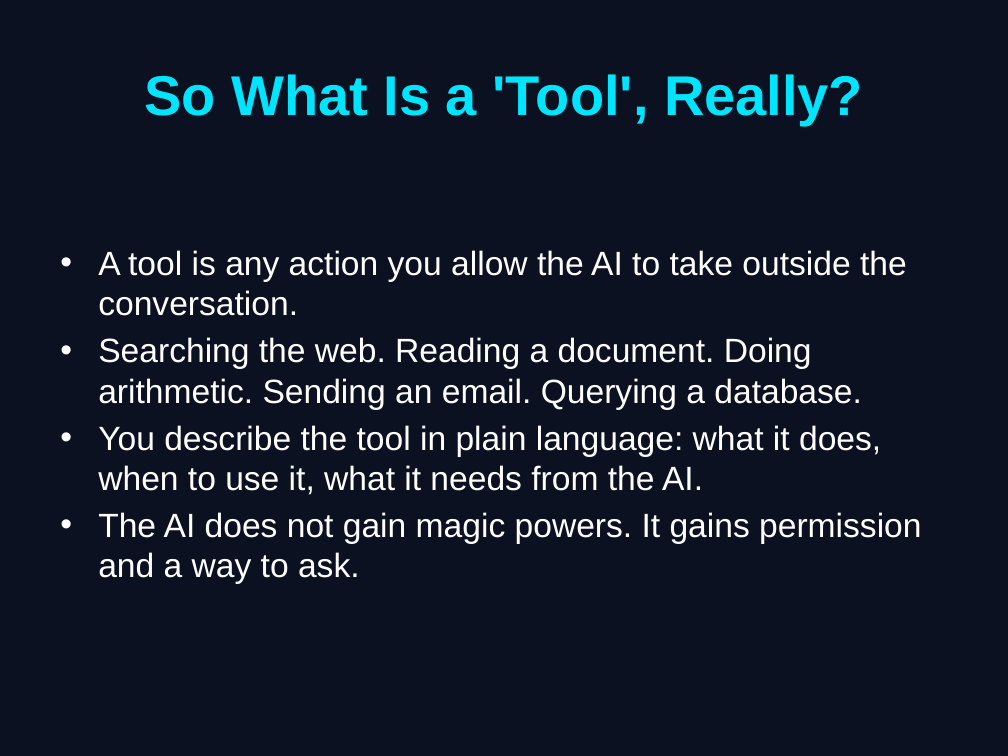
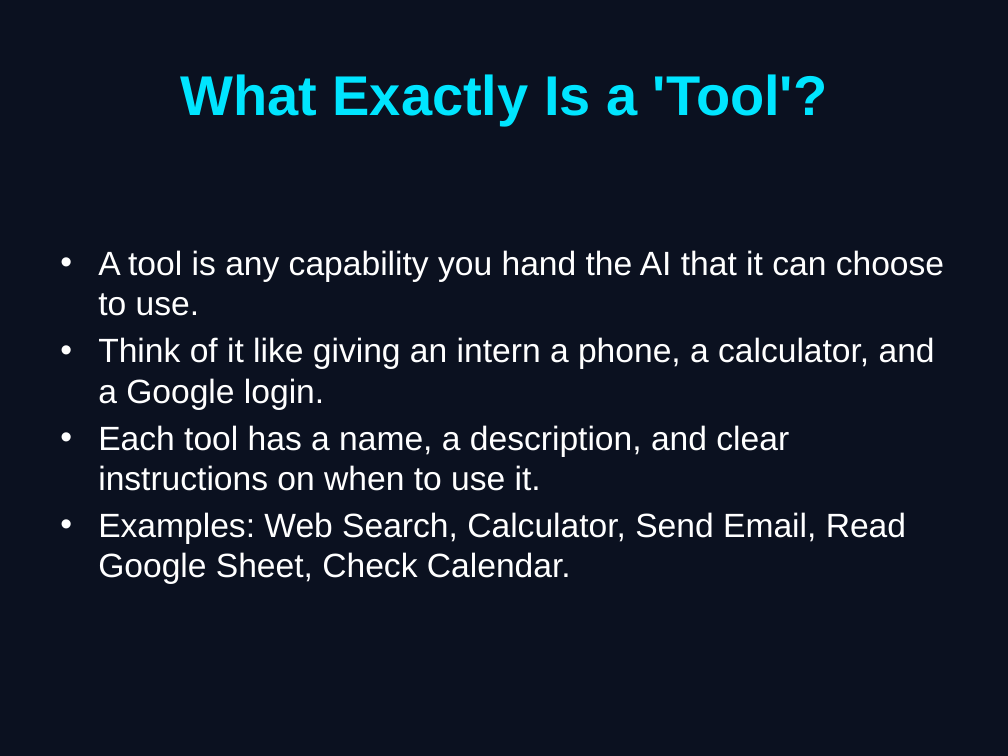
Before and after one commit to INTeniola/agentic-courses, a slide deck: slide 4 of ai-beginner-bootcamp-outline/day_2/Day_2_Slides.pptx. Drawn at 1008x756 pixels with LibreOffice and Linux fonts; fonts in the diff are those of the drawing. Boxes give left, top, right and bottom in pixels: in the first picture for what was removed or moved away, otherwise in the second. Text is boxed around its words. In the diff, an @@ line names an element or a change of style, - is before the commit and + after.

```diff
--- a/ai-beginner-bootcamp-outline/day_2/Day_2_Slides.pptx
+++ b/ai-beginner-bootcamp-outline/day_2/Day_2_Slides.pptx
@@ title at [180, 74, 828, 125]: text changed @@
-So What Is a 'Tool', Really?
+What Exactly Is a 'Tool'?
@@ text at [98, 250, 944, 584]: text changed @@
-• A tool is any action you allow the AI to take outside the conversation.
-• Searching the web. Reading a document. Doing arithmetic. Sending an email. Querying a database.
-• You describe the tool in plain language: what it does, when to use it, what it needs from the AI.
-• The AI does not gain magic powers. It gains permission and a way to ask.
+• A tool is any capability you hand the AI that it can choose to use.
+• Think of it like giving an intern a phone, a calculator, and a Google login.
+• Each tool has a name, a description, and clear instructions on when to use it.
+• Examples: Web Search, Calculator, Send Email, Read Google Sheet, Check Calendar.
```
Also in this commit, not shown: 6 other slides changed, 1 slide added, 1 slide removed, 35 other files.
